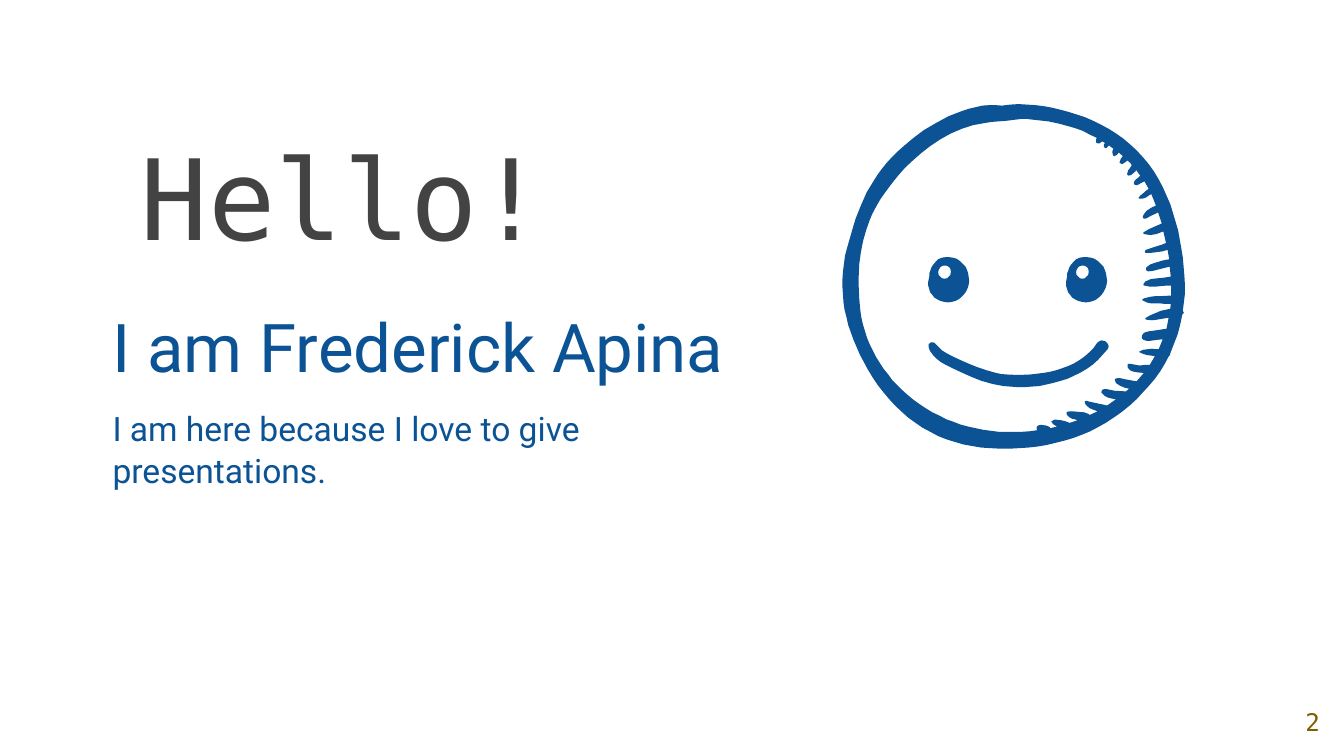
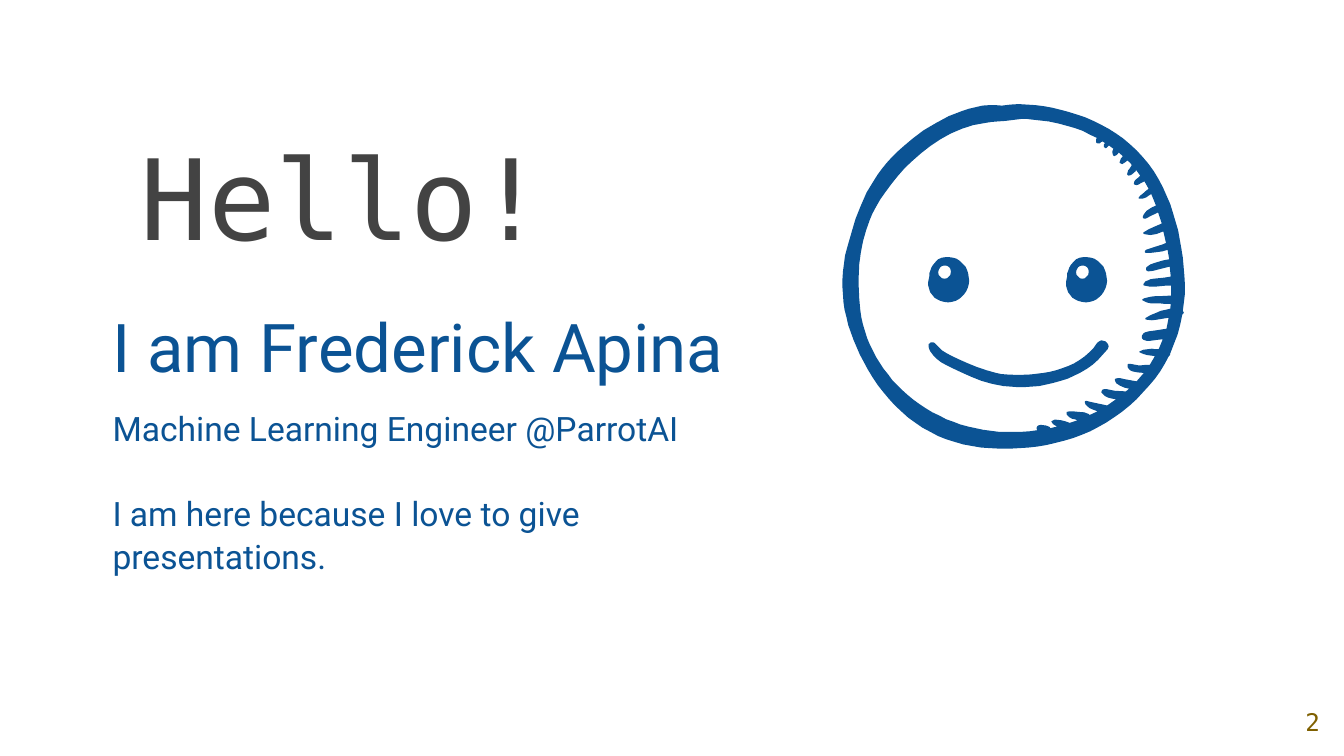
Before and after one commit to ParrotAI/Cive-AI-Workshop-At-Udom-Cive, a slide deck: slide 2 of CNN and Segmentation/CNN.pptx. Drawn at 1344x756 pixels with LibreOffice and Linux fonts; fonts in the diff are those of the drawing; background and template pictures are left out. Boxes give left, top, right and bottom in pixels: in the first picture for what was removed or moved away, otherwise in the second. Text is boxed around its words. In the diff, an @@ line names an element or a change of style, - is before the commit and + after.

```diff
--- a/CNN and Segmentation/CNN.pptx
+++ b/CNN and Segmentation/CNN.pptx
@@ text at (113, 415, 678, 576): text changed @@
-I am here because I love to give presentations.
+Machine Learning Engineer @ParrotAI
+I am here because I love to give presentations.
```
Also in this commit, not shown: 5 other files.
